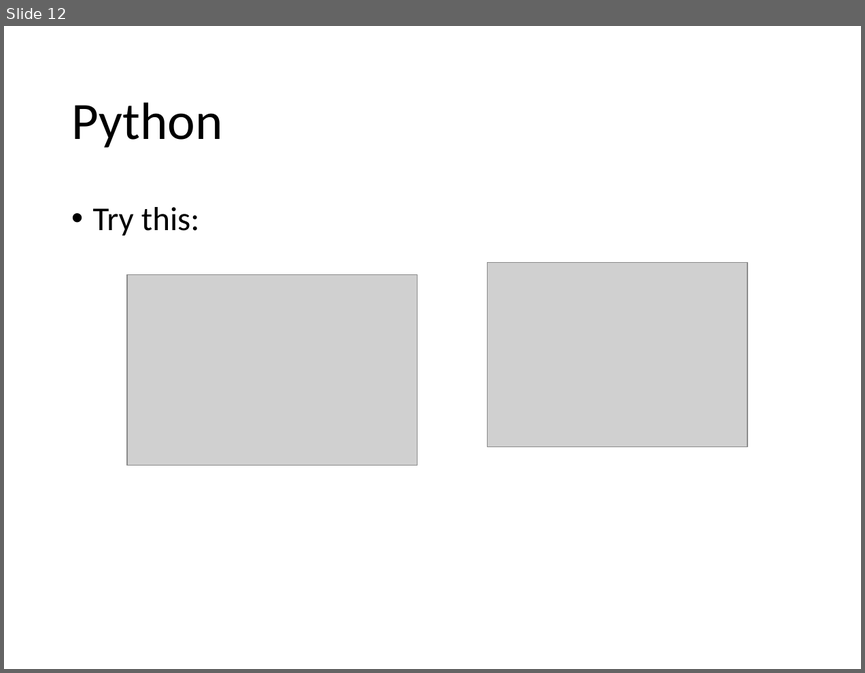
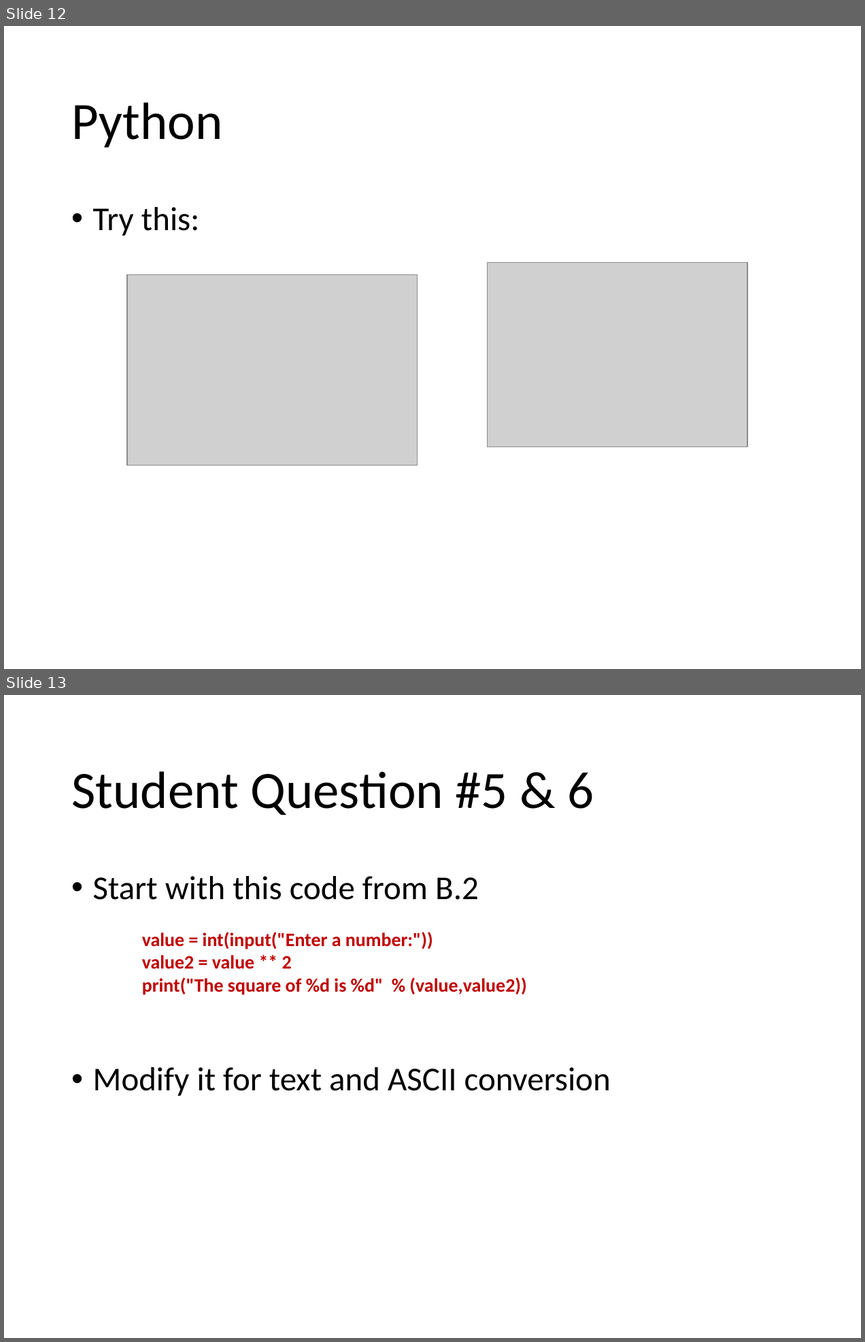
Before and after one commit to Greg5519/ICS3C0, a slide deck: Topic B Programming Skills/B.7 Lesson - ASCII Encoding.pptx. Shown one above the other, each under a label of ours: slide 12 before the commit, slides 12 and 13 after it. The pictures are 865x673 and 865x1342 pixels, drawn with LibreOffice and Linux fonts; fonts in the diff are those of the drawing; grey boxes stand for pictures. Boxes give left, top, right and bottom in pixels: in the first picture for what was removed or moved away, otherwise in the second. Text is boxed around its words. In the diff, an @@ line names an element or a change of style, - is before the commit and + after.

```diff
--- a/Topic B Programming Skills/B.7 Lesson - ASCII Encoding.pptx
+++ b/Topic B Programming Skills/B.7 Lesson - ASCII Encoding.pptx
@@ slide 13 added at [4,695,861,1338], background #FFFFFF @@
@@ title added at [71,771,594,815], 44 pt, text #000000 @@
+Student Question #5 & 6
@@ text added at [93,876,611,1096], 28 pt, text #000000 @@
+• Start with this code from B.2
+• Modify it for text and ASCII conversion
@@ text added at [142,932,526,995], 16 pt, text #C00000, bold @@
+value = int(input("Enter a number:"))
+value2 = value ** 2
+print("The square of %d is %d" % (value,value2))
```
Also in this commit, not shown: 2 slides changed, 1 other slide added.
